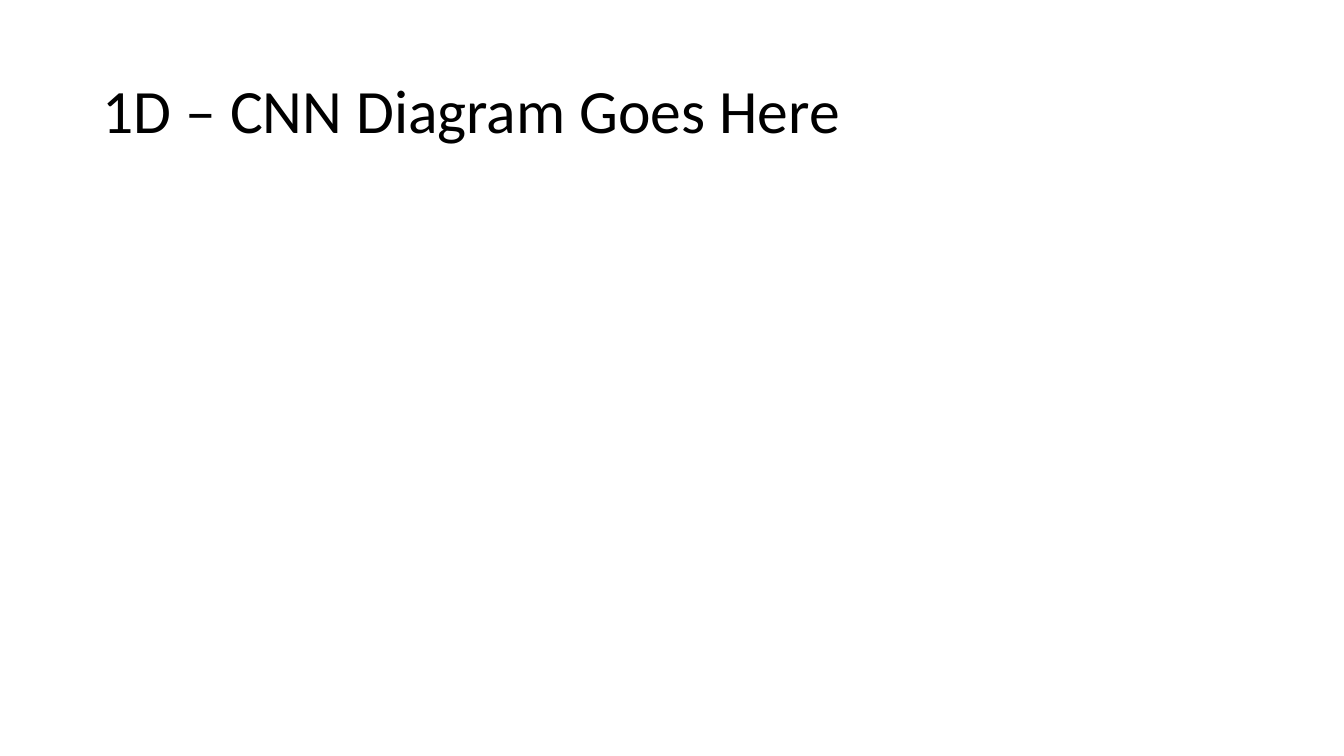
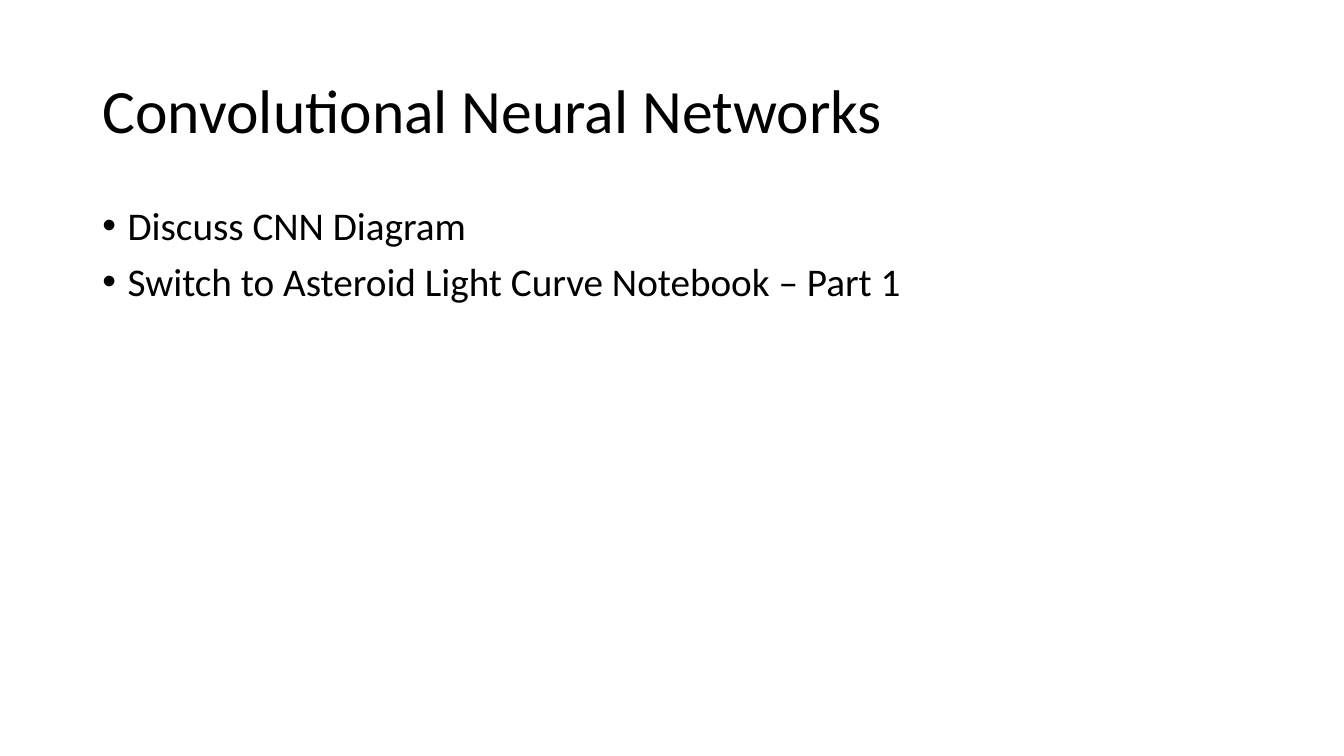
Before and after one commit to PJ7668/ml-for-ssa, a slide deck: slide 15 of ML4SSA.pptx (slide 14 before the commit). Drawn at 1344x756 pixels with LibreOffice and Linux fonts; fonts in the diff are those of the drawing. Boxes give left, top, right and bottom in pixels: in the first picture for what was removed or moved away, otherwise in the second. Text is boxed around its words. In the diff, an @@ line names an element or a change of style, - is before the commit and + after.

Commit message:
Updates to TLE and Asteroid Notebook 1

```diff
--- a/ML4SSA.pptx
+++ b/ML4SSA.pptx
@@ title at [102, 90, 882, 134]: text changed @@
-1D – CNN Diagram Goes Here
+Convolutional Neural Networks
@@ text added at [128, 213, 901, 303], 28 pt, text #000000 @@
+• Discuss CNN Diagram
+• Switch to Asteroid Light Curve Notebook – Part 1
```
Also in this commit, not shown: 5 other slides changed, 6 slides added, 3 other files.
